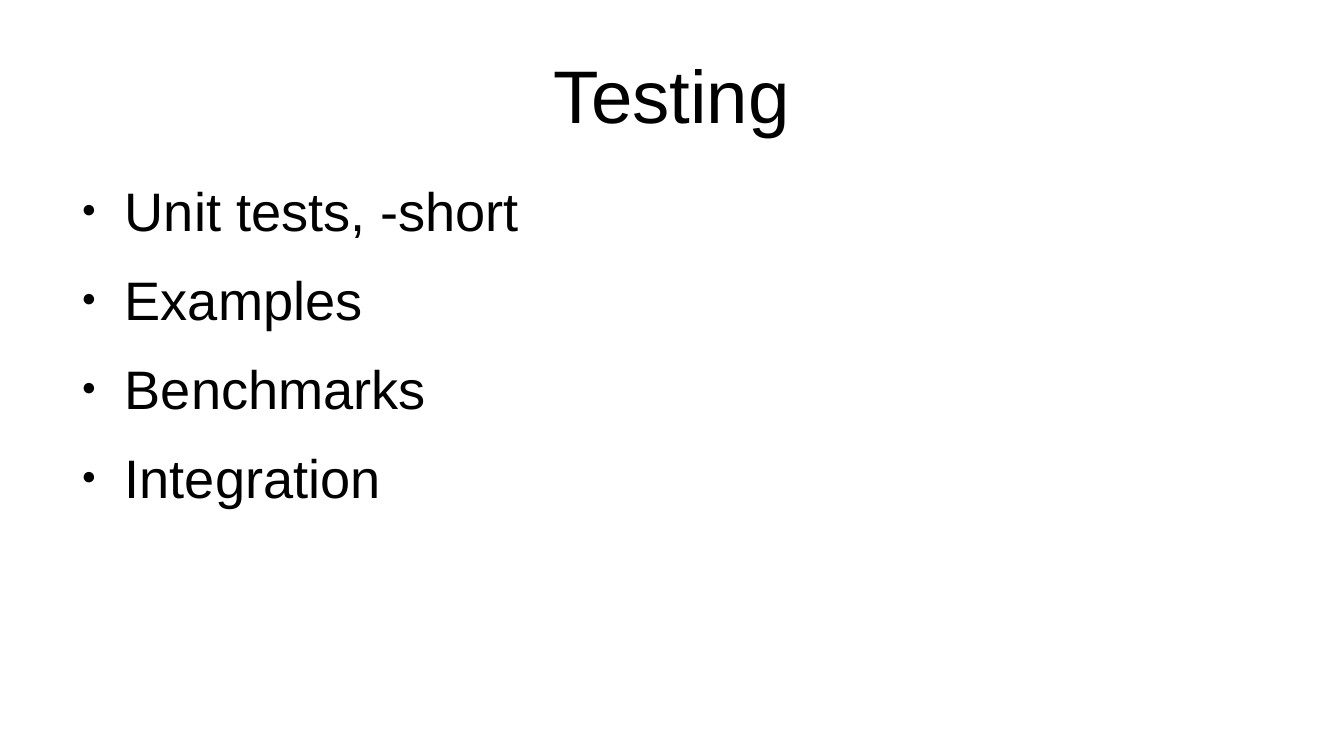
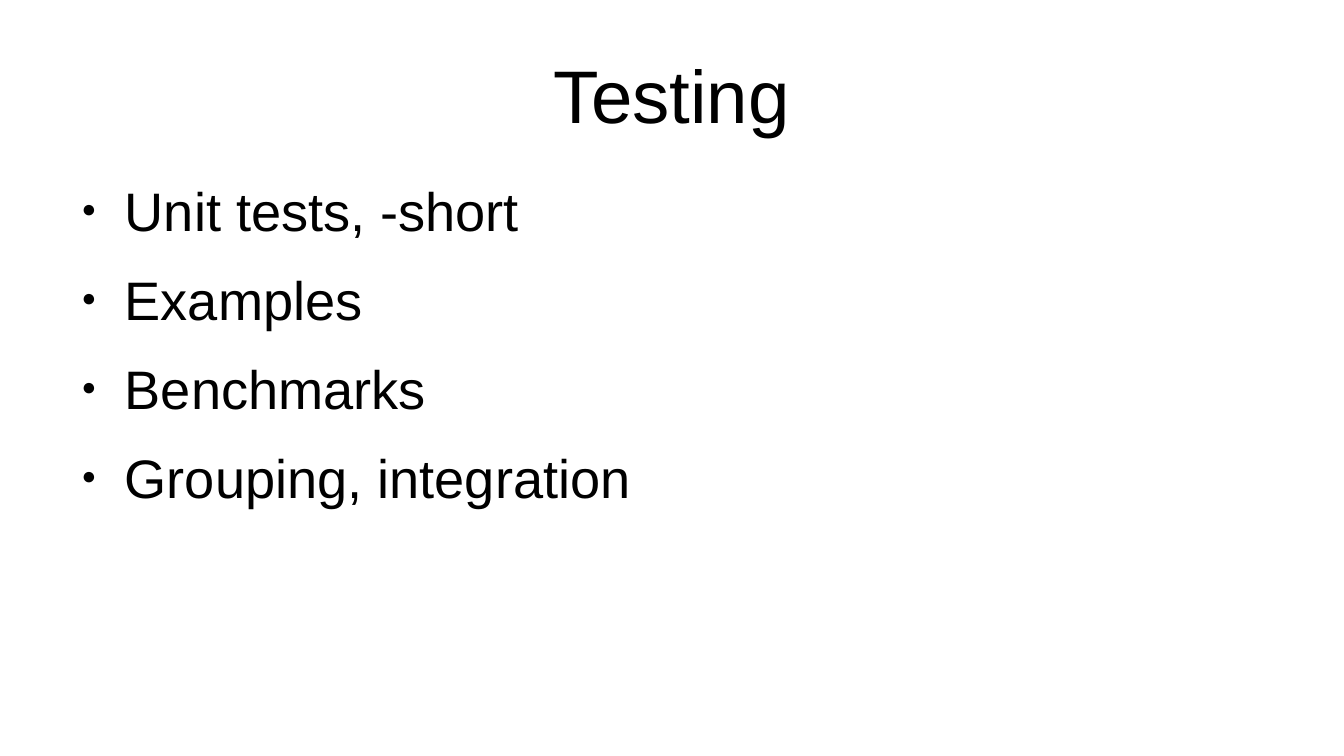
Before and after one commit to axis-go-course/spiderman, a slide deck: slide 7 of presentation.odp. Drawn at 1344x756 pixels with LibreOffice and Linux fonts; fonts in the diff are those of the drawing. Boxes give left, top, right and bottom in pixels: in the first picture for what was removed or moved away, otherwise in the second. Text is boxed around its words. In the diff, an @@ line names an element or a change of style, - is before the commit and + after.

```diff
--- a/presentation.odp
+++ b/presentation.odp
@@ text at [125,458,631,507]: text changed @@
-● Integration
+● Grouping, integration
```
Also in this commit, not shown: 6 other slides changed, 8 other files.
